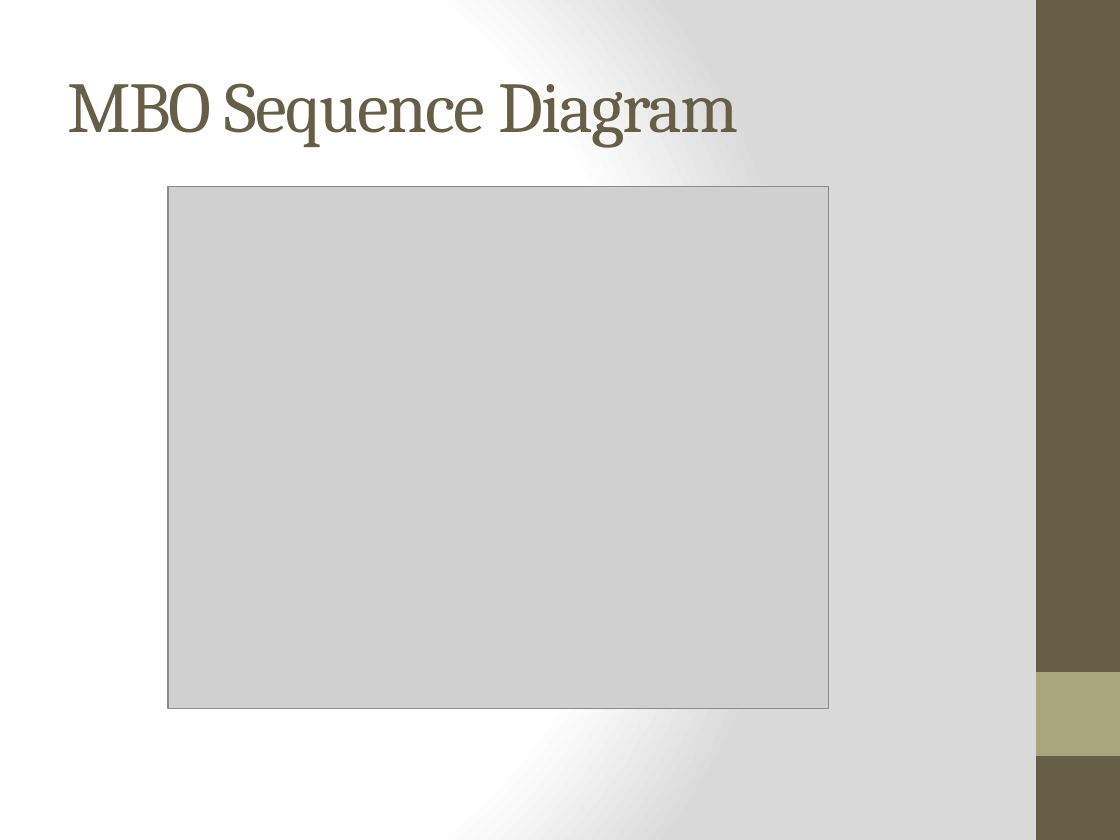
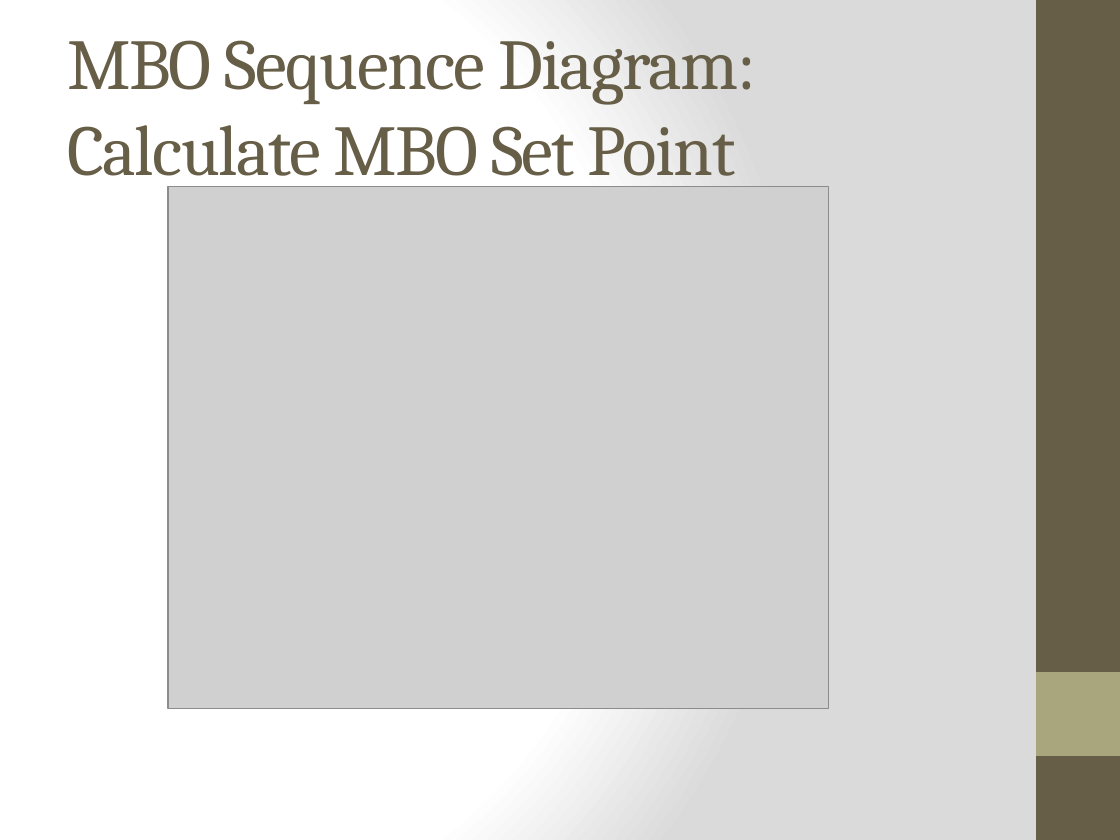
Before and after one commit to meylingtaing/COE1186, a slide deck: slide 10 of Design Review/Design-Review.pptx. Drawn at 1120x840 pixels with LibreOffice and Linux fonts; fonts in the diff are those of the drawing; grey boxes stand for pictures. Boxes give left, top, right and bottom in pixels: in the first picture for what was removed or moved away, otherwise in the second. Text is boxed around its words. In the diff, an @@ line names an element or a change of style, - is before the commit and + after.

```diff
--- a/Design Review/Design-Review.pptx
+++ b/Design Review/Design-Review.pptx
@@ title at (67, 40, 756, 190): text changed @@
-MBO Sequence Diagram
+MBO Sequence Diagram: Calculate MBO Set Point
```
